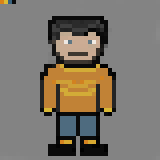
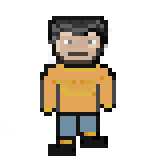
Layer changes from the first 160x160 image to the second:
added layer "Front-Walk-2" above "Front-Walk-1" over [0, 16, 116, 156]
renamed "Foreground" to "Front-Idle-1", hid it, painted on it over [0, 0, 116, 156]
hid "Layer 0" over [0, 0, 160, 160]
